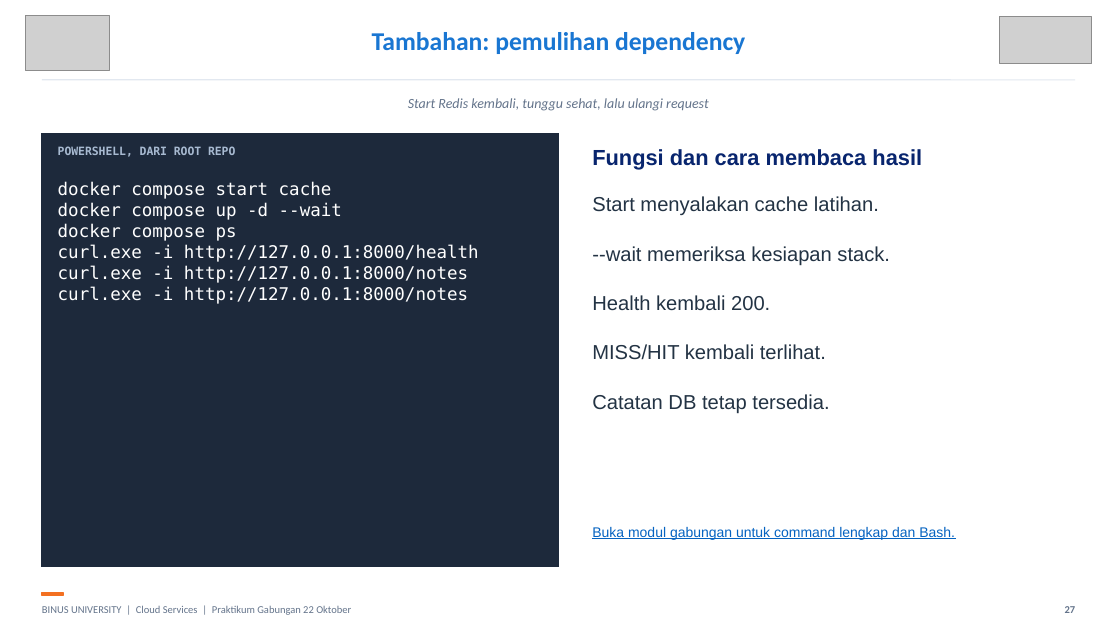
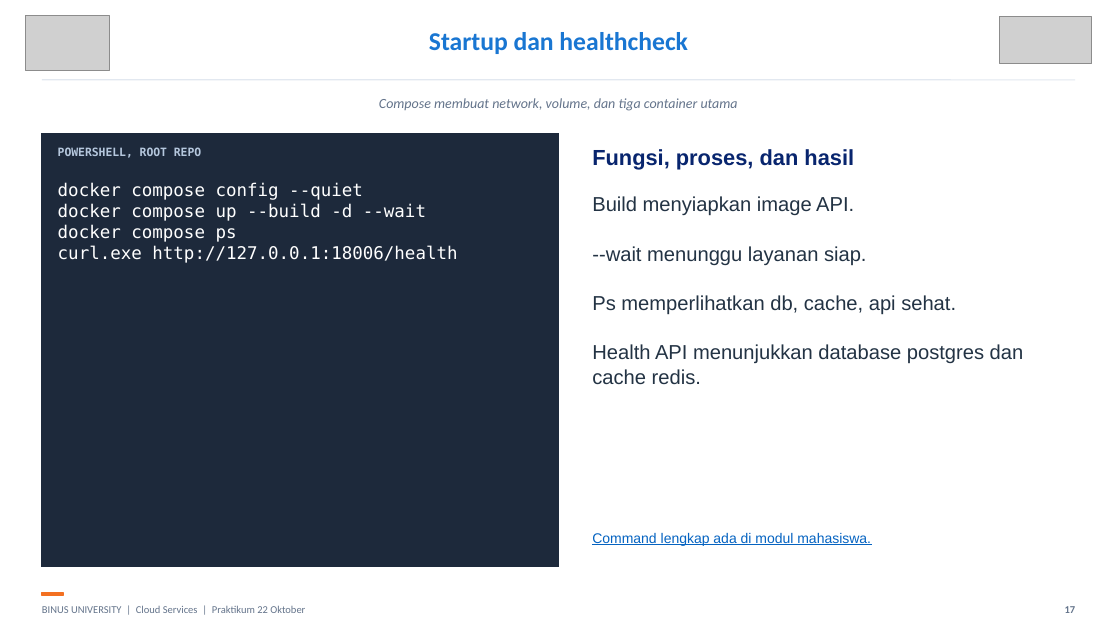
Before and after one commit to SeedFlora/meet6CloudService, a slide deck: slide 17 of slides/LAB_GABUNGAN_DOCKER_CORE_COMPOSE_22_OKTOBER.pptx (slide 27 before the commit). Drawn at 1120x630 pixels with LibreOffice and Linux fonts; fonts in the diff are those of the drawing; grey boxes stand for pictures. Boxes give left, top, right and bottom in pixels: in the first picture for what was removed or moved away, otherwise in the second. Text is boxed around its words. In the diff, an @@ line names an element or a change of style, - is before the commit and + after.

Commit message:
Make Core and Compose workshop linear, local, and ready for classroom use

```diff
--- a/slides/LAB_GABUNGAN_DOCKER_CORE_COMPOSE_22_OKTOBER.pptx
+++ b/slides/LAB_GABUNGAN_DOCKER_CORE_COMPOSE_22_OKTOBER.pptx
@@ text at (429, 32, 688, 54): text changed @@
-Tambahan: pemulihan dependency
+Startup dan healthcheck
@@ text at (379, 98, 738, 111): text changed @@
-Start Redis kembali, tunggu sehat, lalu ulangi request
+Compose membuat network, volume, dan tiga container utama
@@ text at (58, 147, 201, 158): text changed; text colour #A8BAD1 to #B5C7DD @@
-POWERSHELL, DARI ROOT REPO
+POWERSHELL, ROOT REPO
@@ text at (592, 149, 854, 170): text changed @@
-Fungsi dan cara membaca hasil
+Fungsi, proses, dan hasil
@@ text at (58, 183, 426, 221): text changed @@
-docker compose start cache
-docker compose up -d --wait
+docker compose config --quiet
+docker compose up --build -d --wait
@@ text at (592, 196, 1024, 384): text changed @@
-Start menyalakan cache latihan.
---wait memeriksa kesiapan stack.
-Health kembali 200.
-MISS/HIT kembali terlihat.
-Catatan DB tetap tersedia.
+Build menyiapkan image API.
+--wait menunggu layanan siap.
+Ps memperlihatkan db, cache, api sehat.
+Health API menunjukkan database postgres dan cache redis.
@@ text at (58, 246, 457, 263): text changed @@
-curl.exe -i http://127.0.0.1:8000/health
-curl.exe -i http://127.0.0.1:8000/notes
-curl.exe -i http://127.0.0.1:8000/notes
+curl.exe http://127.0.0.1:18006/health
@@ text at (592, 533, 871, 546): text changed @@
-Buka modul gabungan untuk command lengkap dan Bash.
+Command lengkap ada di modul mahasiswa.
@@ text at (42, 605, 305, 613): text changed @@
-BINUS UNIVERSITY | Cloud Services | Praktikum Gabungan 22 Oktober
+BINUS UNIVERSITY | Cloud Services | Praktikum 22 Oktober
```
Also in this commit, not shown: 19 other slides changed, 10 slides added, 9 slides removed, 17 other files.
